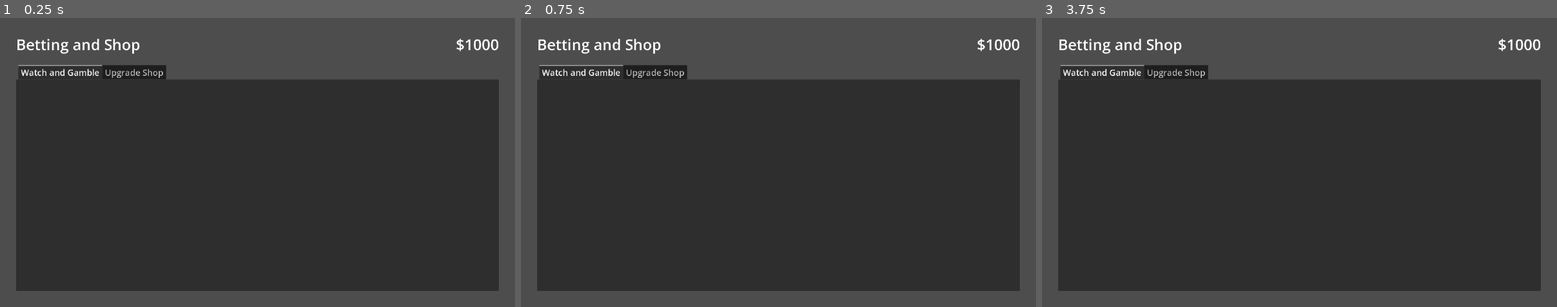
Above: before the commit, frames 1-3 (left to right).
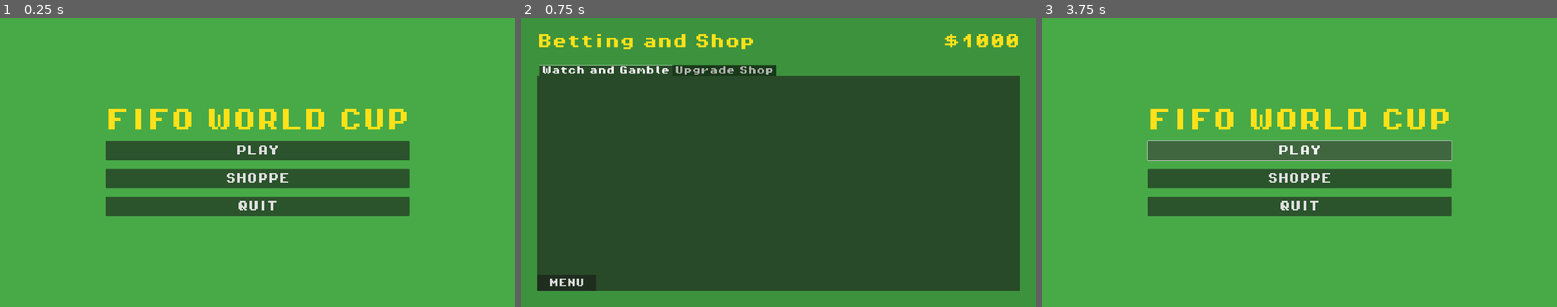
Above: after the commit, the same moments.

Repository: SeanK27/fifo-world-cup
Game: Godot game, scene res://scenes/main_menu.tscn
The game is run twice, just before and just after one commit, with the same random seed, the same clock (stepped at 60 frames per second) and the same inputs. Before the commit the project starts from res://scenes/betting.tscn.
Inputs (mouse positions are in pixels of both pictures, inside the frame that each line leads up to):
- Up to frame 1 (0.25 s): no input
- Up to frame 2 (0.75 s): click (778, 179) at 0.5 s, where only the run after the commit has a clickable "SHOPPE"
- Up to frame 3 (3.75 s): click (1088, 283) at 1.25 s, where only the run after the commit has a clickable "MENU"; click (1299, 150) at 2 s, where only the run after the commit has a clickable "PLAY"; click (1299, 150) at 2.75 s, where only the run after the commit has a clickable "PLAY"; tap Enter (ui_accept) at 3.5 s; hold Right (ui_right) from 3.53 s (still down)

The runs differ from the first frame. In frame 1, 100% of the frame differs, in the area x 0-100%, y 0-100%; in frame 2, 99%; in frame 3, 100%.

Commit message:
Main menu + making gambling menu nicer

Diff:
--- a/project.godot
+++ b/project.godot
@@ -11,7 +11,7 @@
 [application]
 
 config/name="FIFO_World_Cup"
-run/main_scene="uid://dwk302bdyiikn"
+run/main_scene="uid://dctoj7ufsfjtd"
 config/features=PackedStringArray("4.6", "Forward Plus")
 config/icon="res://icon.svg"
 
--- /dev/null
+++ b/scenes/betting.gd
@@ -0,0 +1,7 @@
+extends Control
+
+func _ready() -> void:
+	$MenuButton.pressed.connect(_on_menu_pressed)
+
+func _on_menu_pressed() -> void:
+	get_tree().change_scene_to_file("res://scenes/main_menu.tscn")
--- a/scenes/betting.tscn
+++ b/scenes/betting.tscn
@@ -1,4 +1,7 @@
 [gd_scene format=3 uid="uid://dwk302bdyiikn"]
+
+[ext_resource type="FontFile" uid="uid://cub4mkwqgm8be" path="res://assets/fonts/PixelOperator8-Bold.ttf" id="1_bold"]
+[ext_resource type="Script" uid="uid://c0wit58pw14kd" path="res://scenes/betting.gd" id="2_script"]
 
 [node name="BettingMenu" type="Control" unique_id=296294407]
 layout_mode = 3
@@ -7,6 +10,16 @@
 anchor_bottom = 1.0
 grow_horizontal = 2
 grow_vertical = 2
+script = ExtResource("2_script")
+
+[node name="Background" type="ColorRect" parent="." unique_id=51605847]
+layout_mode = 1
+anchors_preset = 15
+anchor_right = 1.0
+anchor_bottom = 1.0
+grow_horizontal = 2
+grow_vertical = 2
+color = Color(0.23903647, 0.5728112, 0.23993072, 1)
 
 [node name="MarginContainer" type="MarginContainer" parent="." unique_id=16572159]
 layout_mode = 1
@@ -22,7 +35,7 @@
 
 [node name="VBoxContainer" type="VBoxContainer" parent="MarginContainer" unique_id=1815544636]
 layout_mode = 2
-theme_override_constants/separation = 40
+theme_override_constants/separation = 60
 
 [node name="Bet Menu Title" type="HBoxContainer" parent="MarginContainer/VBoxContainer" unique_id=2117109024]
 layout_mode = 2
@@ -30,12 +43,16 @@
 [node name="Label" type="Label" parent="MarginContainer/VBoxContainer/Bet Menu Title" unique_id=642965032]
 layout_mode = 2
 size_flags_horizontal = 3
+theme_override_colors/font_color = Color(1, 0.88, 0.1, 1)
+theme_override_fonts/font = ExtResource("1_bold")
 theme_override_font_sizes/font_size = 56
 text = "Betting and Shop"
 
 [node name="Label2" type="Label" parent="MarginContainer/VBoxContainer/Bet Menu Title" unique_id=1010001142]
 layout_mode = 2
 size_flags_horizontal = 3
+theme_override_colors/font_color = Color(1, 0.88, 0.1, 1)
+theme_override_fonts/font = ExtResource("1_bold")
 theme_override_font_sizes/font_size = 56
 text = "$1000"
 horizontal_alignment = 2
@@ -43,6 +60,7 @@
 [node name="Tab Switcher" type="TabContainer" parent="MarginContainer/VBoxContainer" unique_id=604458926]
 layout_mode = 2
 size_flags_vertical = 3
+theme_override_fonts/font = ExtResource("1_bold")
 theme_override_font_sizes/font_size = 32
 current_tab = 0
 
@@ -78,6 +96,8 @@
 
 [node name="Label" type="Label" parent="MarginContainer/VBoxContainer/Tab Switcher/Upgrade Shop/Player vs Other Upgrades" unique_id=1999601313]
 layout_mode = 2
+theme_override_colors/font_color = Color(1, 0.88, 0.1, 1)
+theme_override_fonts/font = ExtResource("1_bold")
 theme_override_font_sizes/font_size = 40
 text = "Character Upgrades"
 
@@ -91,23 +111,43 @@
 
 [node name="Speed" type="Label" parent="MarginContainer/VBoxContainer/Tab Switcher/Upgrade Shop/Player vs Other Upgrades/Player Upgrades/Speed" unique_id=1418061675]
 layout_mode = 2
+theme_override_colors/font_color = Color(1, 0.88, 0.1, 1)
+theme_override_fonts/font = ExtResource("1_bold")
 theme_override_font_sizes/font_size = 32
 text = "Speed"
 
 [node name="Level 1" type="Button" parent="MarginContainer/VBoxContainer/Tab Switcher/Upgrade Shop/Player vs Other Upgrades/Player Upgrades/Speed" unique_id=1676384194]
 custom_minimum_size = Vector2(220, 70)
 layout_mode = 2
+theme_override_fonts/font = ExtResource("1_bold")
 theme_override_font_sizes/font_size = 28
 text = "Level 1"
 
 [node name="Level 2" type="Button" parent="MarginContainer/VBoxContainer/Tab Switcher/Upgrade Shop/Player vs Other Upgrades/Player Upgrades/Speed" unique_id=329361999]
 custom_minimum_size = Vector2(220, 70)
 layout_mode = 2
+theme_override_fonts/font = ExtResource("1_bold")
 theme_override_font_sizes/font_size = 28
 text = "Level 2"
 
 [node name="Level 3" type="Button" parent="MarginContainer/VBoxContainer/Tab Switcher/Upgrade Shop/Player vs Other Upgrades/Player Upgrades/Speed" unique_id=1252968931]
 custom_minimum_size = Vector2(220, 70)
 layout_mode = 2
+theme_override_fonts/font = ExtResource("1_bold")
 theme_override_font_sizes/font_size = 28
 text = "Level 3"
+
+[node name="MenuButton" type="Button" parent="." unique_id=1760958706]
+custom_minimum_size = Vector2(220, 60)
+layout_mode = 1
+anchors_preset = 2
+anchor_top = 1.0
+anchor_bottom = 1.0
+offset_left = 60.0
+offset_top = -120.0
+offset_right = 280.0
+offset_bottom = -60.0
+grow_vertical = 0
+theme_override_fonts/font = ExtResource("1_bold")
+theme_override_font_sizes/font_size = 32
+text = "MENU"
--- /dev/null
+++ b/scenes/main_menu.gd
@@ -0,0 +1,11 @@
+extends Control
+
+func _ready() -> void:
+	$VBoxContainer/Button3.pressed.connect(_on_shoppe_pressed)
+	$VBoxContainer/Button4.pressed.connect(_on_quit_pressed)
+
+func _on_shoppe_pressed() -> void:
+	get_tree().change_scene_to_file("res://scenes/betting.tscn")
+
+func _on_quit_pressed() -> void:
+	get_tree().quit()
--- /dev/null
+++ b/scenes/main_menu.tscn
@@ -0,0 +1,67 @@
+[gd_scene format=3 uid="uid://dctoj7ufsfjtd"]
+
+[ext_resource type="FontFile" uid="uid://cub4mkwqgm8be" path="res://assets/fonts/PixelOperator8-Bold.ttf" id="1_bold"]
+[ext_resource type="Script" uid="uid://bs7d1fd3s6gif" path="res://scenes/main_menu.gd" id="2_script"]
+
+[node name="Main Menu" type="Control" unique_id=1115933007]
+layout_mode = 3
+anchors_preset = 15
+anchor_right = 1.0
+anchor_bottom = 1.0
+grow_horizontal = 2
+grow_vertical = 2
+script = ExtResource("2_script")
+
+[node name="Background" type="ColorRect" parent="." unique_id=1052357854]
+layout_mode = 1
+anchors_preset = 15
+anchor_right = 1.0
+anchor_bottom = 1.0
+grow_horizontal = 2
+grow_vertical = 2
+color = Color(0.27729824, 0.6653175, 0.27795243, 1)
+
+[node name="VBoxContainer" type="VBoxContainer" parent="." unique_id=570628047]
+layout_mode = 1
+anchors_preset = 8
+anchor_left = 0.5
+anchor_top = 0.5
+anchor_right = 0.5
+anchor_bottom = 0.5
+offset_left = -300.0
+offset_top = -270.0
+offset_right = 300.0
+offset_bottom = 270.0
+grow_horizontal = 2
+grow_vertical = 2
+theme_override_constants/separation = 32
+alignment = 1
+
+[node name="Label" type="Label" parent="VBoxContainer" unique_id=1264099444]
+layout_mode = 2
+theme_override_colors/font_color = Color(1, 0.88, 0.1, 1)
+theme_override_fonts/font = ExtResource("1_bold")
+theme_override_font_sizes/font_size = 88
+text = "FIFO WORLD CUP"
+horizontal_alignment = 1
+
+[node name="Button2" type="Button" parent="VBoxContainer" unique_id=410800755]
+custom_minimum_size = Vector2(0, 72)
+layout_mode = 2
+theme_override_fonts/font = ExtResource("1_bold")
+theme_override_font_sizes/font_size = 40
+text = "PLAY"
+
+[node name="Button3" type="Button" parent="VBoxContainer" unique_id=1791041831]
+custom_minimum_size = Vector2(0, 72)
+layout_mode = 2
+theme_override_fonts/font = ExtResource("1_bold")
+theme_override_font_sizes/font_size = 40
+text = "SHOPPE"
+
+[node name="Button4" type="Button" parent="VBoxContainer" unique_id=122325752]
+custom_minimum_size = Vector2(0, 72)
+layout_mode = 2
+theme_override_fonts/font = ExtResource("1_bold")
+theme_override_font_sizes/font_size = 40
+text = "QUIT"
Not shown, added: scenes/betting.gd.uid
Not shown, added: scenes/main_menu.gd.uid
